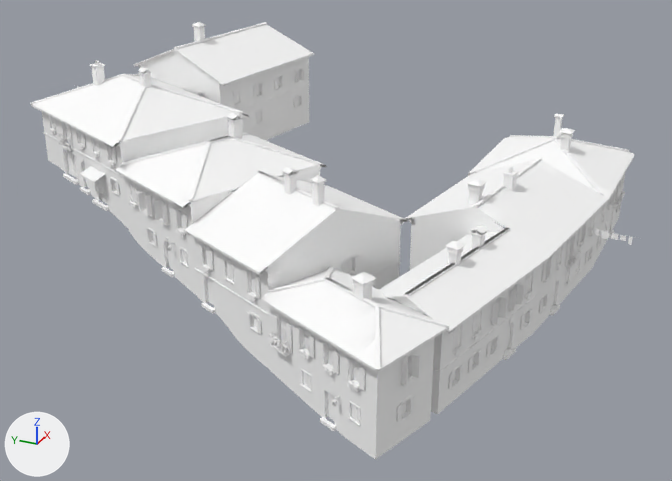
The glTF model games/yorimichi/assets/belmonte/meshes/SM_BM_BT_blk_31.glb as it was, and as the next commit left it.
Camera for both pictures: a 50 mm camera at (-72.2, -36.3, 39.0) aimed at (-1.6, -4.5, 3.7). Lighting does not change. The marker at lower left points along +X, +Y and +Z. The first picture is the older version. Vertices at exactly the same position are counted once.

The scene before the commit, as lines of its bpy script (objects in view):
```python
me_sm_bt_blk_31 = bpy.data.meshes.new('SM_BT_blk_31')
me_sm_bt_blk_31.from_pydata(...)  # 20887 vertices, 23930 faces; spans x -25.7..24.7, y -30.2..29.0, z -0.4..19.4
me_sm_bt_blk_31.materials.append(mat_bm_000_m_stone_030)
me_sm_bt_blk_31.materials.append(mat_bm_001_m_ashlar_030)
me_sm_bt_blk_31.materials.append(mat_bm_002_m_plaster_021)
me_sm_bt_blk_31.materials.append(mat_bm_003_m_roof_021)
me_sm_bt_blk_31.materials.append(mat_bm_004_m_wood_021)
me_sm_bt_blk_31.materials.append(mat_bm_005_m_plaster_rough_009)
me_sm_bt_blk_31.materials.append(mat_bm_006_m_rubble_010)
me_sm_bt_blk_31.materials.append(mat_bm_007_m_iron_010)
me_sm_bt_blk_31.materials.append(mat_bm_008_m_vcol_009)
me_sm_bt_blk_31.materials.append(mat_bm_009_m_glass_dark_010)
me_sm_bt_blk_31.materials.append(mat_bm_010_m_window_lit_008)
ob_sm_bm_bt_blk_31 = bpy.data.objects.new('SM_BM_BT_blk_31', me_sm_bt_blk_31)
ob_sm_bm_bt_blk_31.location = (0.0, 0.0, 0.0)
```
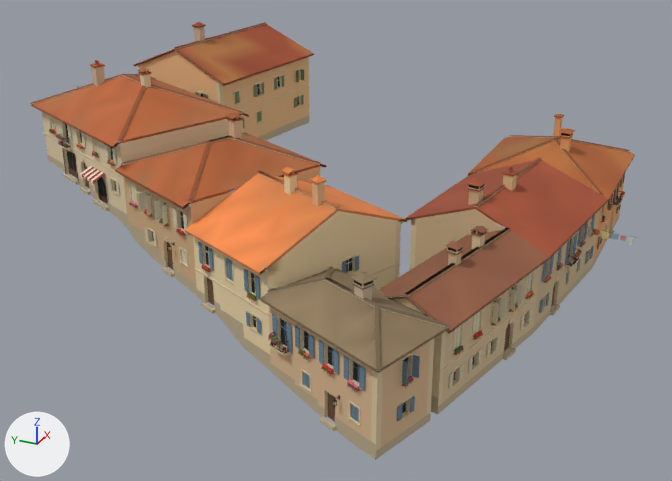
Changed parts and their boxes [x1, y1, x2, y2] in the pictures (672 x 481 px):
part 1 of me_sm_bt_blk_31, recoloured (white to beige): [30, 22, 635, 460] in both

The change, as a diff of the scene's bpy script:
```diff
--- a/games/yorimichi/assets/belmonte/meshes/SM_BM_BT_blk_31.glb.py
+++ b/games/yorimichi/assets/belmonte/meshes/SM_BM_BT_blk_31.glb.py
@@ me_sm_bt_blk_31 @@
 me_sm_bt_blk_31.from_pydata(...)  # 20887 vertices, 23930 faces; spans x -25.7..24.7, y -30.2..29.0, z -0.4..19.4
 # used by ob_sm_bm_bt_blk_31; location = (0.0, 0.0, 0.0)
+# me_sm_bt_blk_31 part 1: 23930 faces centred in x -25.6..24.6, y -30.2..29.0, z -0.3..19.2 are repainted in the vertex colours; the middle colour goes from white #ffffff to beige #d7b896
 me_sm_bt_blk_31.materials.append(mat_bm_000_m_stone_030)
```
